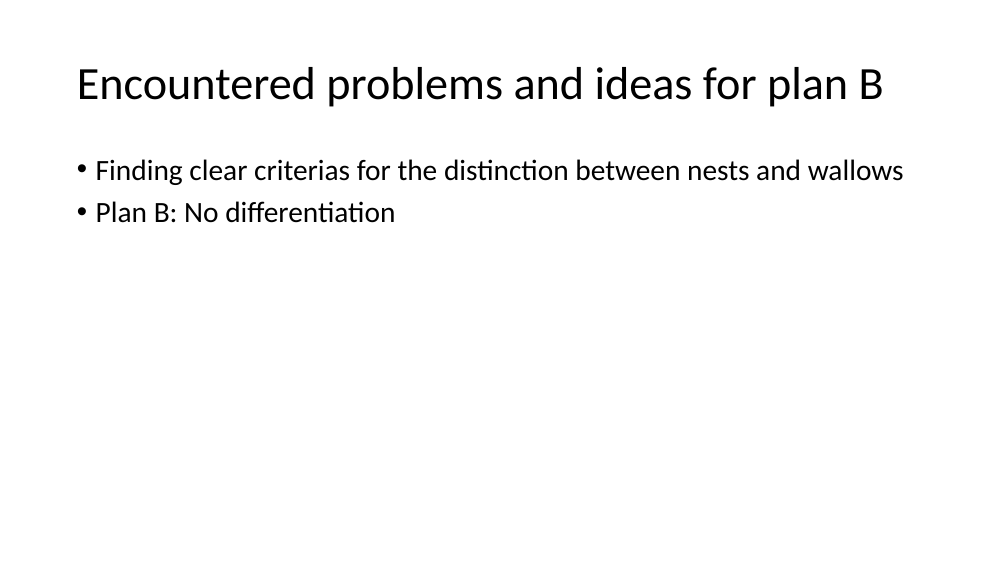
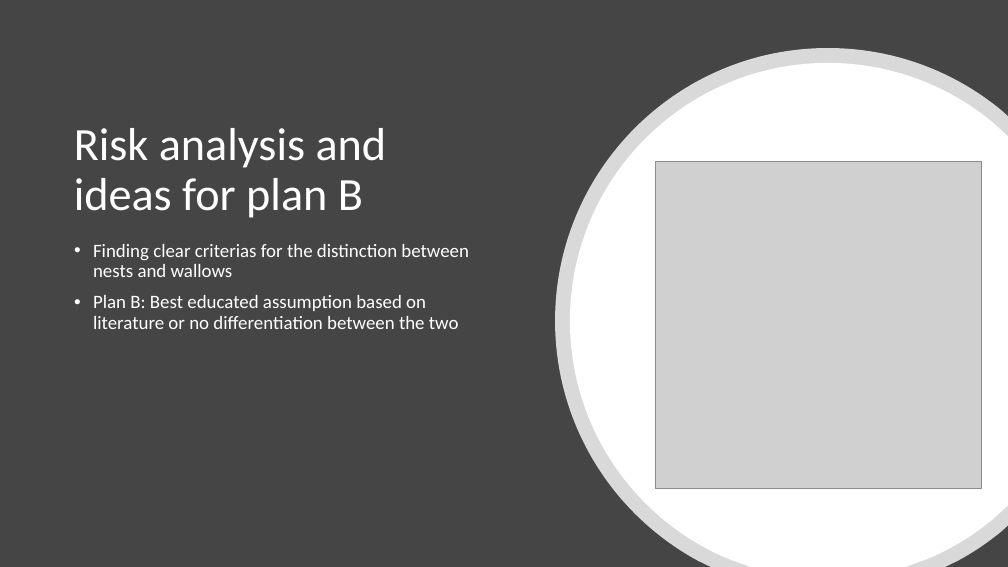
Before and after one commit to wildhtob/patreco-project-work, a slide deck: slide 5 of presentation/presentation.pptx. Drawn at 1008x567 pixels with LibreOffice and Linux fonts; fonts in the diff are those of the drawing; grey boxes stand for pictures. Boxes give left, top, right and bottom in pixels: in the first picture for what was removed or moved away, otherwise in the second. Text is boxed around its words. In the diff, an @@ line names an element or a change of style, - is before the commit and + after.

Commit message:
Updated presentation: text complete, design changes

```diff
--- a/presentation/presentation.pptx
+++ b/presentation/presentation.pptx
@@ background #FFFFFF to #454545 @@
@@ freeform shape added at <box>555,48,1008,567</box>, fill #FFFFFF at 80% opacity @@
@@ freeform shape added at <box>570,63,1008,567</box>, fill #FFFFFF @@
@@ title at <box>74,128,387,218</box>: text changed; text colour #000000 to #FFFFFF @@
-Encountered problems and ideas for plan B
+Risk analysis and ideas for plan B
@@ picture added at <box>656,162,982,488</box> @@
@@ text "Finding clear criterias for the ...": place and size @@
-text "Finding clear criterias for the ..." at <box>96,159,904,223</box>
+text "Finding clear criterias for the ..." at <box>93,244,469,329</box>
@@ text at <box>93,244,469,277</box>: size 28 to 18 pt, text colour #000000 to #FFFFFF in "Finding clear criterias for the distinction between ..." @@
@@ text at <box>93,295,459,329</box>: text changed; size 28 to 18 pt; text colour #000000 to #FFFFFF @@
-• Plan B: No differentiation
+• Plan B: Best educated assumption based on literature or no differentiation between the two
```
Also in this commit, not shown: 4 other slides changed.
